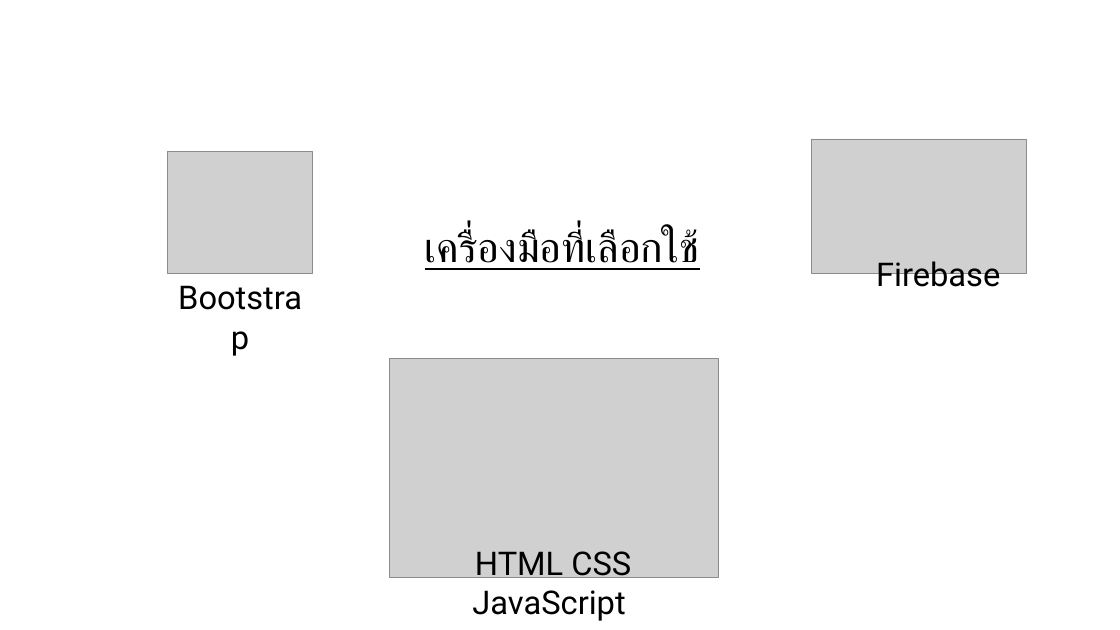
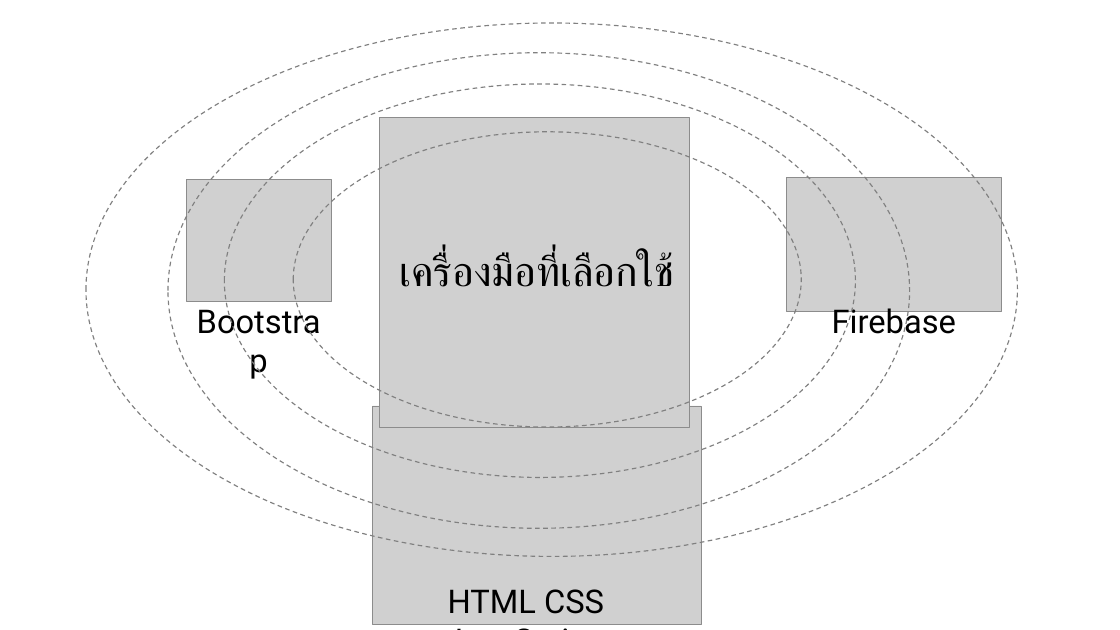
Before and after one commit to RewiKaze/WebtectXOOP2019, a slide deck: slide 3 of Web Tech.pptx. Drawn at 1120x630 pixels with LibreOffice and Linux fonts; fonts in the diff are those of the drawing; grey boxes stand for pictures; background and template pictures are left out. Boxes give left, top, right and bottom in pixels: in the first picture for what was removed or moved away, otherwise in the second. Text is boxed around its words. In the diff, an @@ line names an element or a change of style, - is before the commit and + after.

```diff
--- a/Web Tech.pptx
+++ b/Web Tech.pptx
@@ ellipse added at [86,23,1017,556], outline #808080 1 pt dashed @@
@@ ellipse added at [168,53,910,528], outline #808080 1 pt dashed @@
@@ ellipse added at [224,84,855,477], outline #808080 1 pt dashed @@
@@ picture added at [380,118,689,427] @@
@@ ellipse added at [293,132,802,427], outline #808080 1 pt dashed @@
@@ picture: place and size @@
-picture at [812,139,1028,273]
+picture at [786,177,1002,312]
@@ picture: place and size @@
-picture at [168,151,313,273]
+picture at [187,180,332,302]
@@ title "เครื่องมือที่เลือกใช้": place and size @@
-title "เครื่องมือที่เลือกใช้" at [425,230,700,270]
+title "เครื่องมือที่เลือกใช้" at [400,253,675,287]
@@ title "เครื่องมือที่เลือกใช้" at [400,253,675,287]: underline off @@
@@ text "Bootstrap": place and size @@
-text "Bootstrap" at [168,273,313,321]
+text "Bootstrap" at [187,297,332,344]
@@ text "Firebase" rewrapped from [876,261,1000,294] to [832,303,956,341] @@
@@ picture: place and size @@
-picture at [390,359,718,578]
+picture at [373,406,702,625]
@@ text "HTML CSS JavaScript" rewrapped from [472,551,631,621] to [448,589,604,614] @@
```
Also in this commit, not shown: 1 other slide changed.
